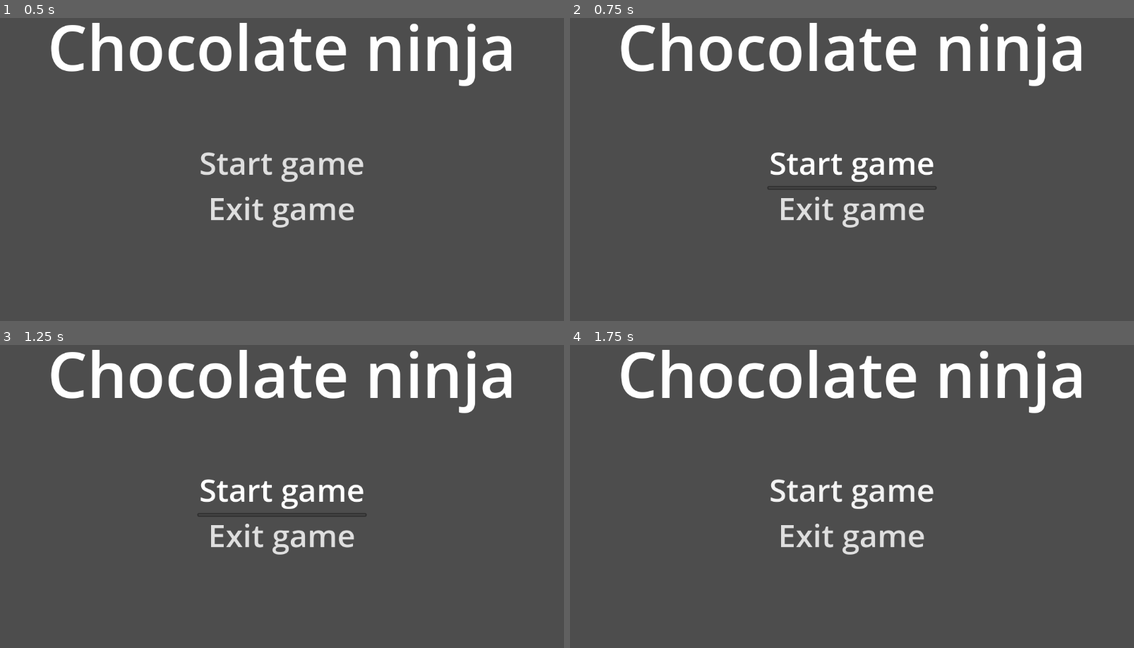
Above: before the commit, frames 1-4 (two rows, left to right).
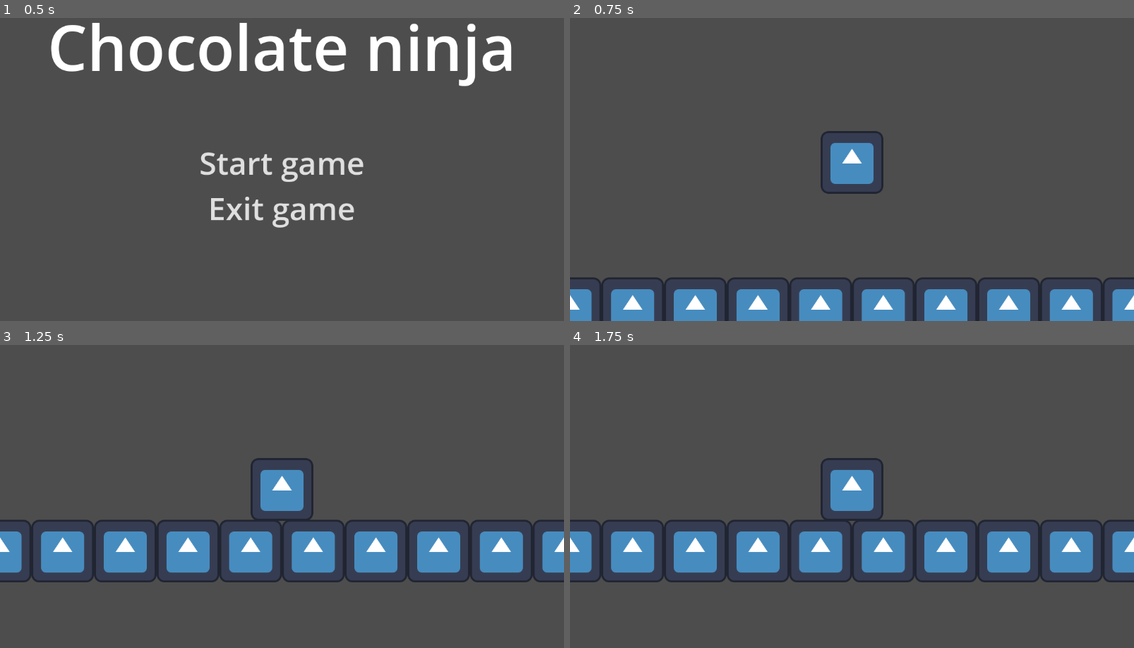
Above: after the commit, the same moments.

Repository: kmazurek/chocolate-ninja
Game: Godot game, scene res://scenes/main_menu.tscn
The game is run twice, just before and just after one commit, with the same random seed, the same clock (stepped at 60 frames per second) and the same inputs. The engine's default icon, where the game draws it, is replaced by a stand-in: a white triangle on a blue panel in a dark square.
Inputs (mouse positions are in pixels of both pictures, inside the frame that each line leads up to):
- Up to frame 1 (0.5 s): no input
- Up to frame 2 (0.75 s): click "Start game" at 0.5 s
- Up to frame 3 (1.25 s): no input
- Up to frame 4 (1.75 s): click (852, 490) at 1.25 s, where only the run before the commit has a clickable "Start game"

Frame 1 is identical in both runs. In frame 2, 16% of the frame differs, in the area x 0-100%, y 1-100%; in frame 3, 19%, in the area x 0-100%, y 1-79%; in frame 4, 19%.

Commit message:
Fix main menu linking

Diff:
--- a/scenes/main_menu.tscn
+++ b/scenes/main_menu.tscn
@@ -1,6 +1,7 @@
-[gd_scene load_steps=3 format=3 uid="uid://dithlpiiqvbqk"]
+[gd_scene load_steps=4 format=3 uid="uid://dithlpiiqvbqk"]
 
 [ext_resource type="Script" path="res://scripts/button_start.gd" id="1_ex38m"]
+[ext_resource type="Script" path="res://scripts/button_exit.gd" id="2_0px5u"]
 
 [sub_resource type="LabelSettings" id="LabelSettings_74mk5"]
 font_size = 128
@@ -54,7 +55,7 @@
 grow_vertical = 2
 theme_override_font_sizes/font_size = 64
 text = "Exit game"
-script = ExtResource("1_ex38m")
+script = ExtResource("2_0px5u")
 
 [node name="title" type="Label" parent="CanvasLayer"]
 anchors_preset = 15
--- a/scripts/button_start.gd
+++ b/scripts/button_start.gd
@@ -2,4 +2,4 @@
 
 
 func _pressed():
-	get_tree().change_scene_to_file("res://scenes/levels/level1.tscn")
+	get_tree().change_scene_to_file("res://scenes/level1.tscn")
Not shown: 1 places in scenes/level1.tscn that only renumber resources
